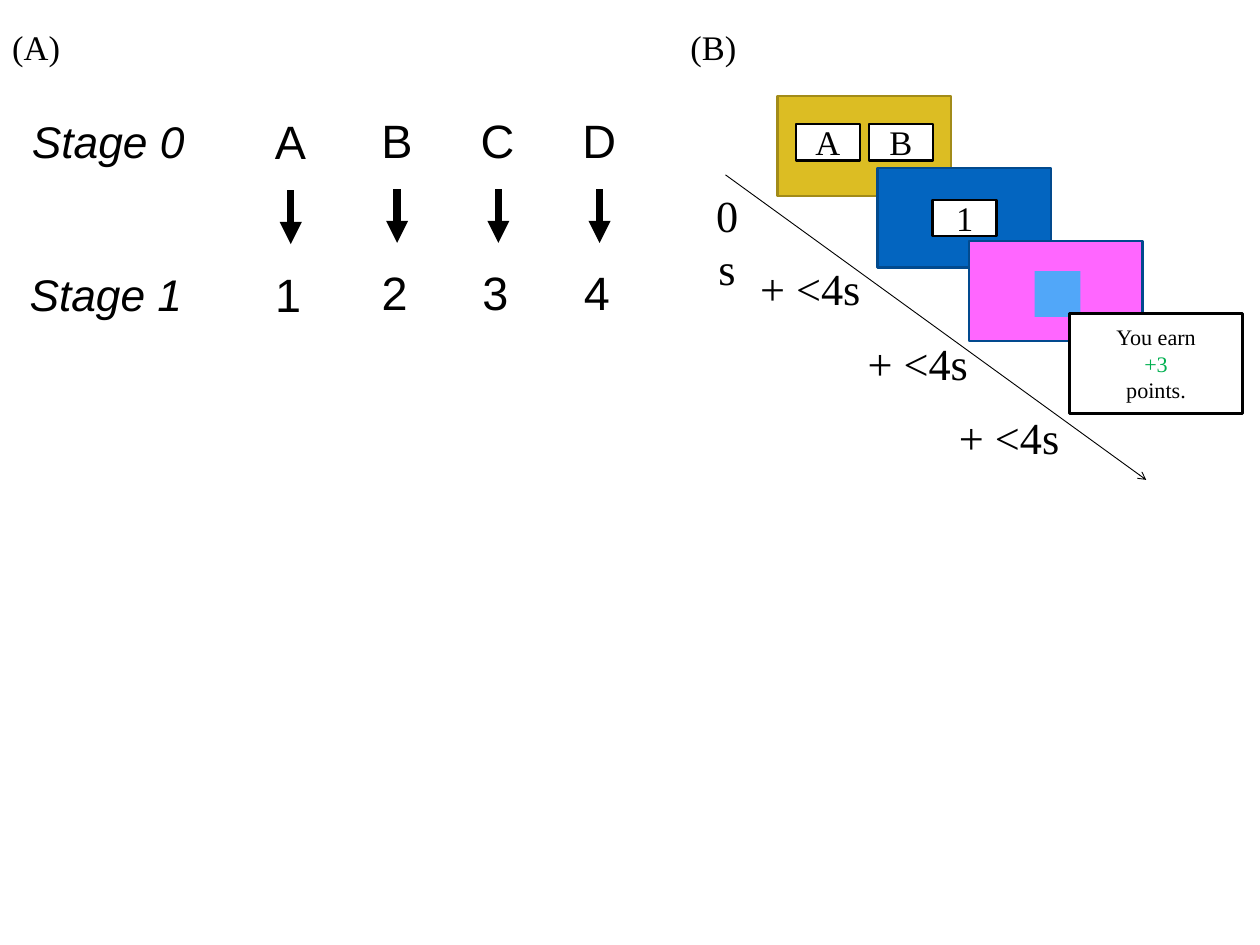
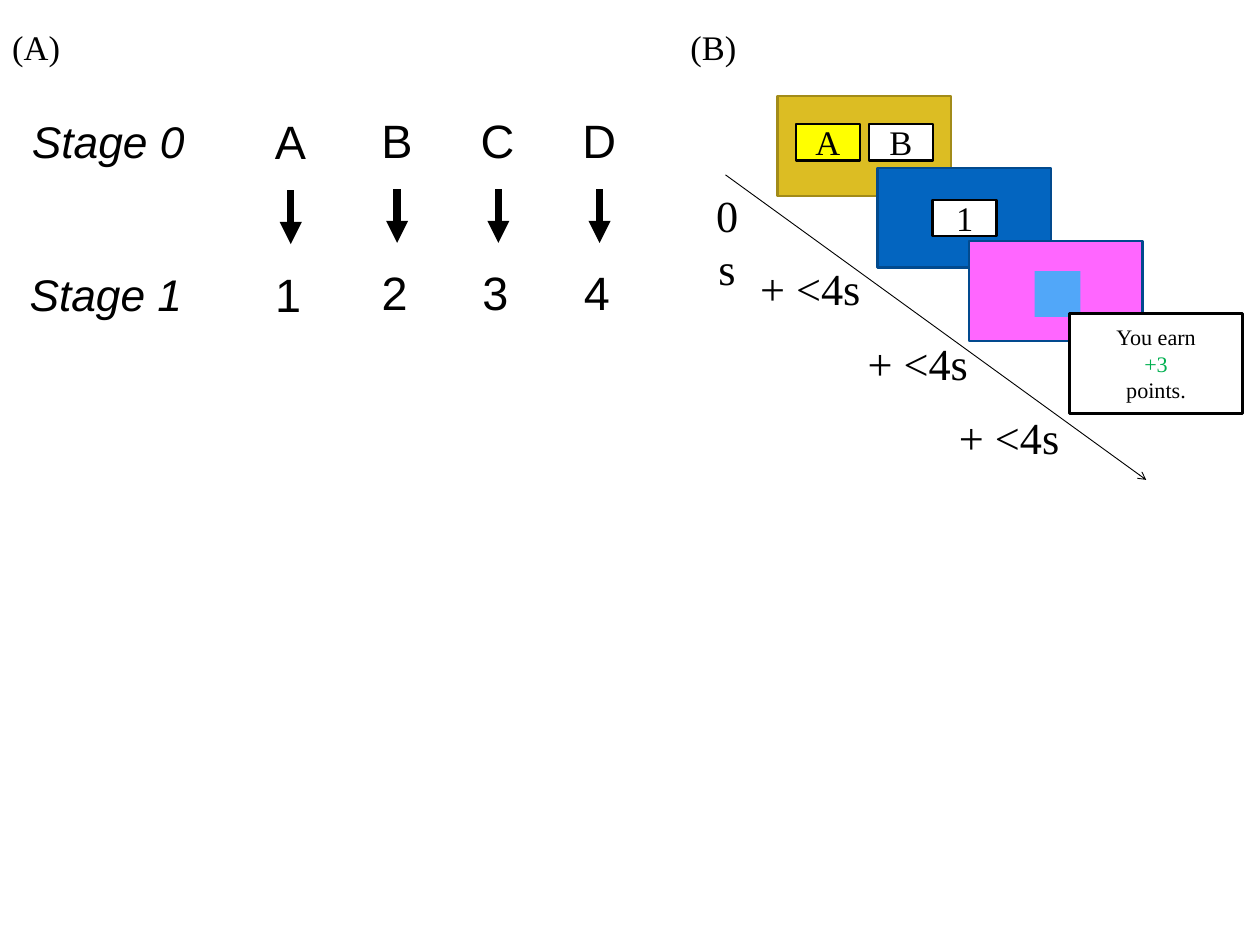
Before and after one commit to adammmorris/DDE, a slide deck: slide 6 of Paper/Figures.pptx. Drawn at 1260x945 pixels with LibreOffice and Linux fonts; fonts in the diff are those of the drawing. Boxes give left, top, right and bottom in pixels: in the first picture for what was removed or moved away, otherwise in the second. Text is boxed around its words. In the diff, an @@ line names an element or a change of style, - is before the commit and + after.

```diff
--- a/Paper/Figures.pptx
+++ b/Paper/Figures.pptx
@@ rectangle "A" at [796,124,859,160]: fill #FFFFFF to #FFFF00 @@
```
Also in this commit, not shown: 2 other slides changed, 36 other files.
